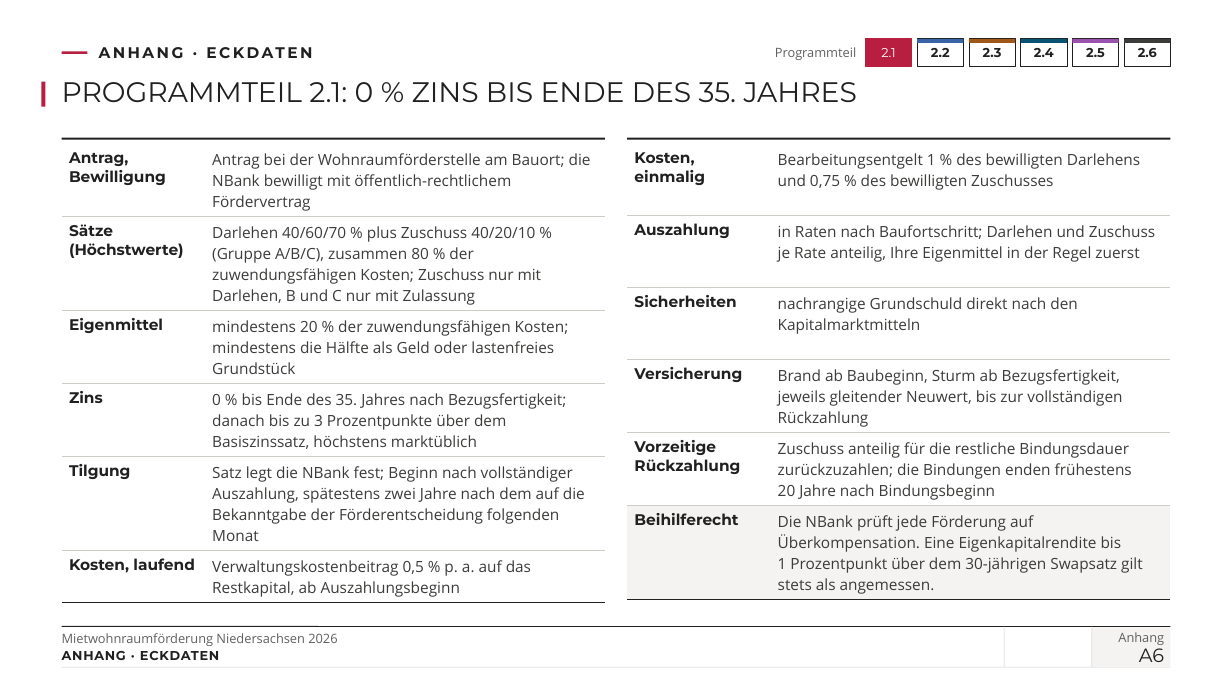
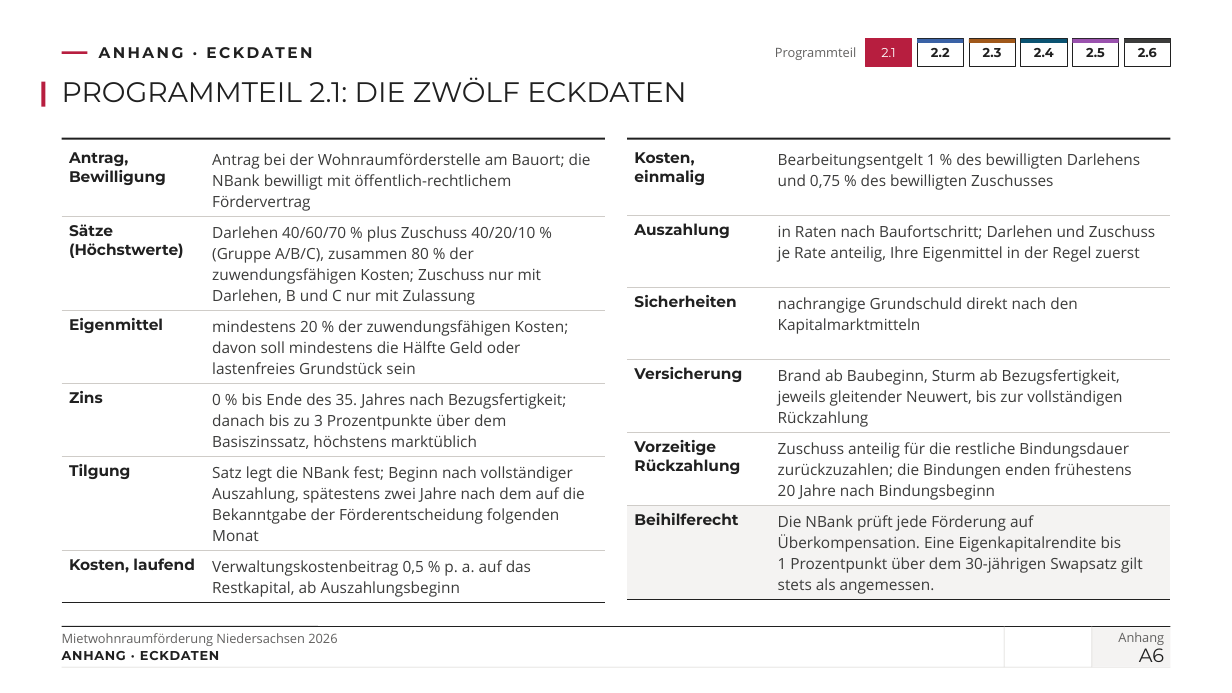
Before and after one commit to vgedaschko/NBank, a slide deck: slide 35 of praesentation/dist/PGN-Mietwohnraumfoerderung-Niedersachsen-2026-Vortrag.pptx. Drawn at 1232x693 pixels with LibreOffice and Linux fonts; fonts in the diff are those of the drawing; background and template pictures are left out. Boxes give left, top, right and bottom in pixels: in the first picture for what was removed or moved away, otherwise in the second. Text is boxed around its words. In the diff, an @@ line names an element or a change of style, - is before the commit and + after.

```diff
--- a/praesentation/dist/PGN-Mietwohnraumfoerderung-Niedersachsen-2026-Vortrag.pptx
+++ b/praesentation/dist/PGN-Mietwohnraumfoerderung-Niedersachsen-2026-Vortrag.pptx
@@ title at (x1=62, y1=77, x2=686, y2=102): text changed @@
-PROGRAMMTEIL 2.1: 0 % ZINS BIS ENDE DES 35. JAHRES
+PROGRAMMTEIL 2.1: DIE ZWÖLF ECKDATEN
@@ table at (x1=62, y1=143, x2=605, y2=601) @@
-row 3, column 2: mindestens 20 % der zuwendungsfähigen Kosten; mindestens die Hälfte als Geld oder lastenfreies Grundstück
+row 3, column 2: mindestens 20 % der zuwendungsfähigen Kosten; davon soll mindestens die Hälfte Geld oder lastenfreies Grundstück sein
```
Also in this commit, not shown: 20 other slides changed, 25 other files.
